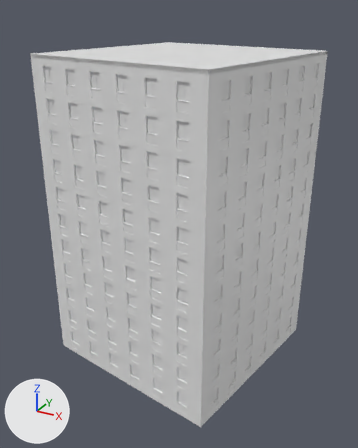
Before and after pictures for a commit that changed the glTF model public/assets/hasselby/bldg_048_point.glb.
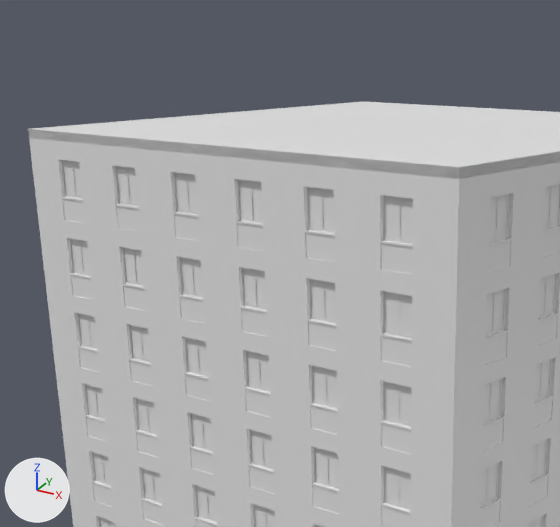
Each version appears first whole from a 50 mm camera at (-38.2, -173.2, 35.3) aimed at (-60.9, -132.0, 14.7), and next in a close-up on the part from 5% to 70% of the width and 0% to 49% of the height. The lights are fixed; the arrows at lower left show +X, +Y and +Z. The first two pictures are the older version. Vertices at exactly the same position are counted once.

Objects in the first close-up: 'bldg_048_point'.
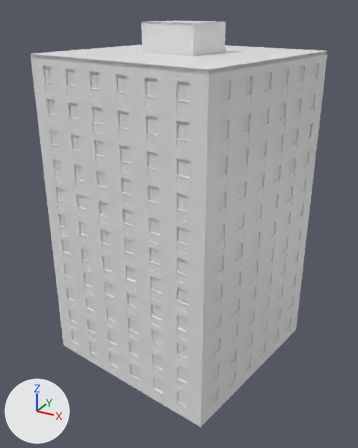
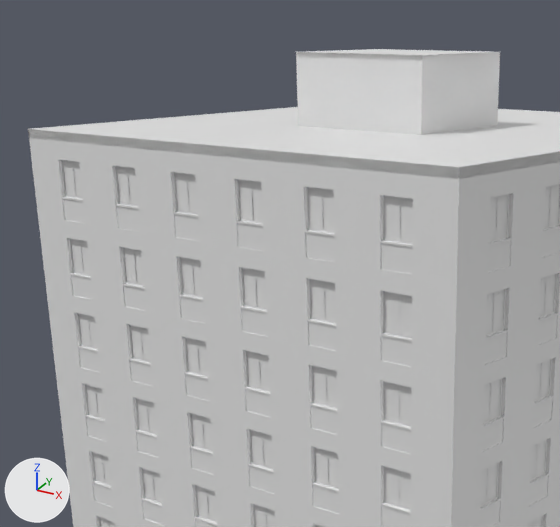
Where the change shows, as pixel boxes [x1, y1, x2, y2] in the close-ups (560 x 527 px):
'bldg_048_point', reshaped: before [28, 101, 560, 527]; after [28, 49, 560, 527]
part 1 of me_bldg_048_point, added: after [296, 52, 500, 135]
part 2 of me_bldg_048_point, added: after [305, 49, 489, 55]

What changed in the scene script:
```text
Change me_bldg_048_point:
    used by ob_bldg_048_point; location = (0.0, 0.0, 0.0)
    remove me_bldg_048_point.from_pydata(...)  # 8692 vertices, 9402 faces; spans x -72.2..-49.8, y -142.1..-119.8, z -0.3..31.4
    add me_bldg_048_point.from_pydata(...)  # 8704 vertices, 9412 faces; spans x -72.2..-49.8, y -142.1..-119.8, z -0.3..34.0
    me_bldg_048_point part 1: the loose piece of 8 vertices spanning x -72.2..-49.8, y -142.1..-119.8, z 31.1..31.4 is copied, and the copy is scaled about its middle by (0.299, 0.25, 8.13), then moved by (0.0, 0.0, 1.4), in mat_render_white (white #e7e7e7); it spans x -64.3..-57.7, y -133.8..-128.1, z 31.4..34.0
    me_bldg_048_point part 2: 4 vertices added at x -64.4..-57.6, y -134.0..-128.0, z 34.0
```
